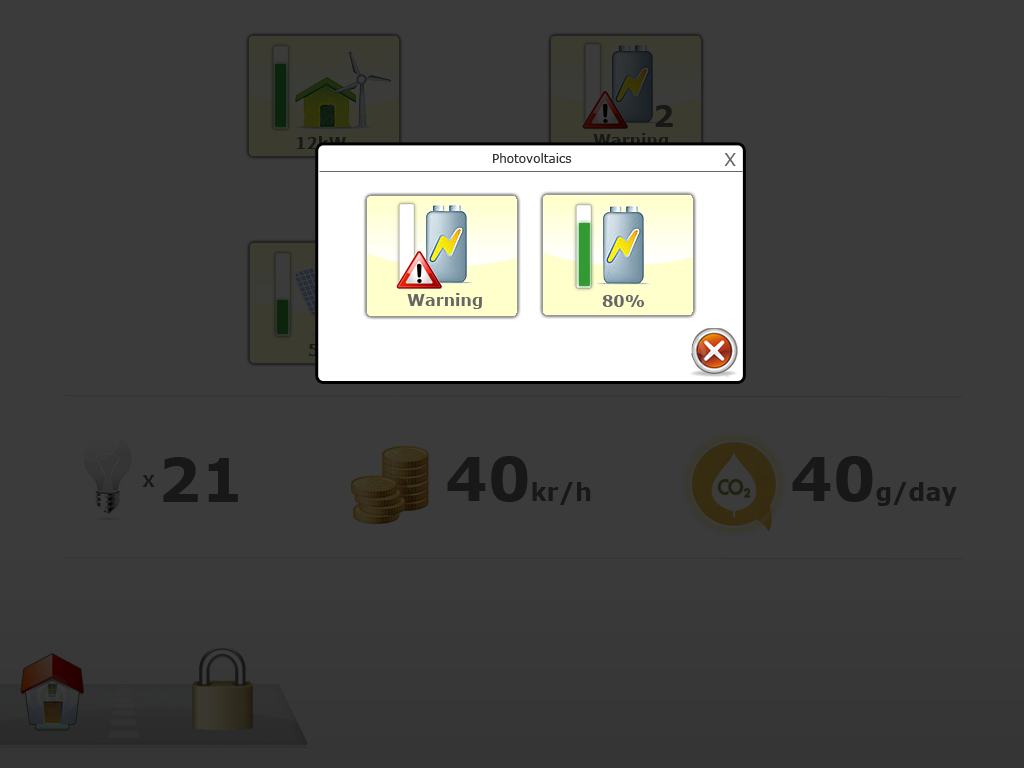
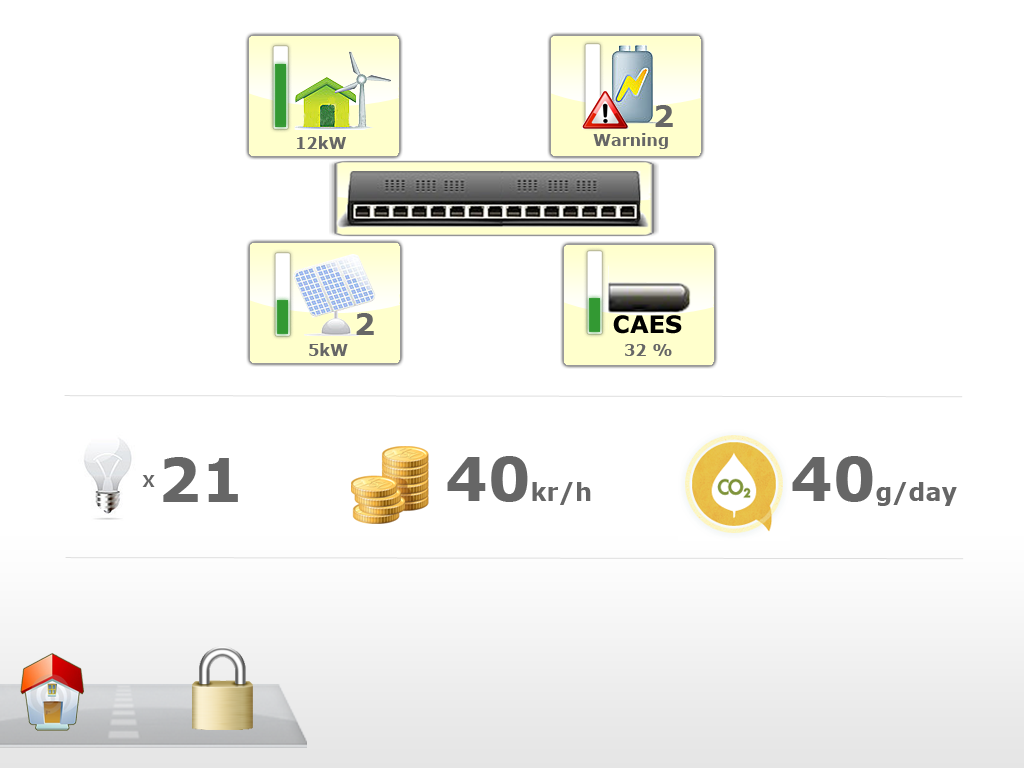
Layers edited between the first and the second 1024×768 image:
hid group "solar_groups_user" (66 layers) over [0,0,1024,768]
